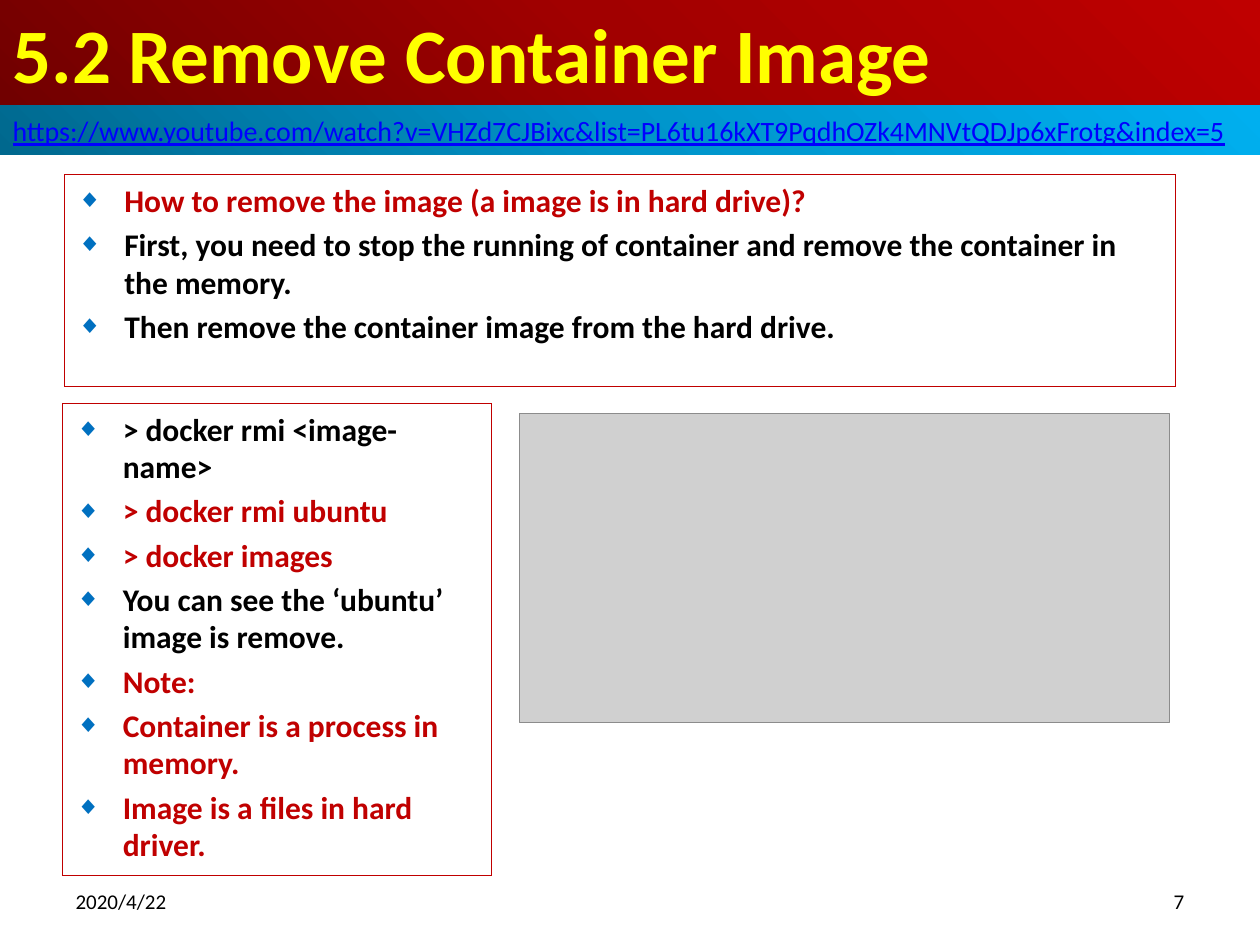
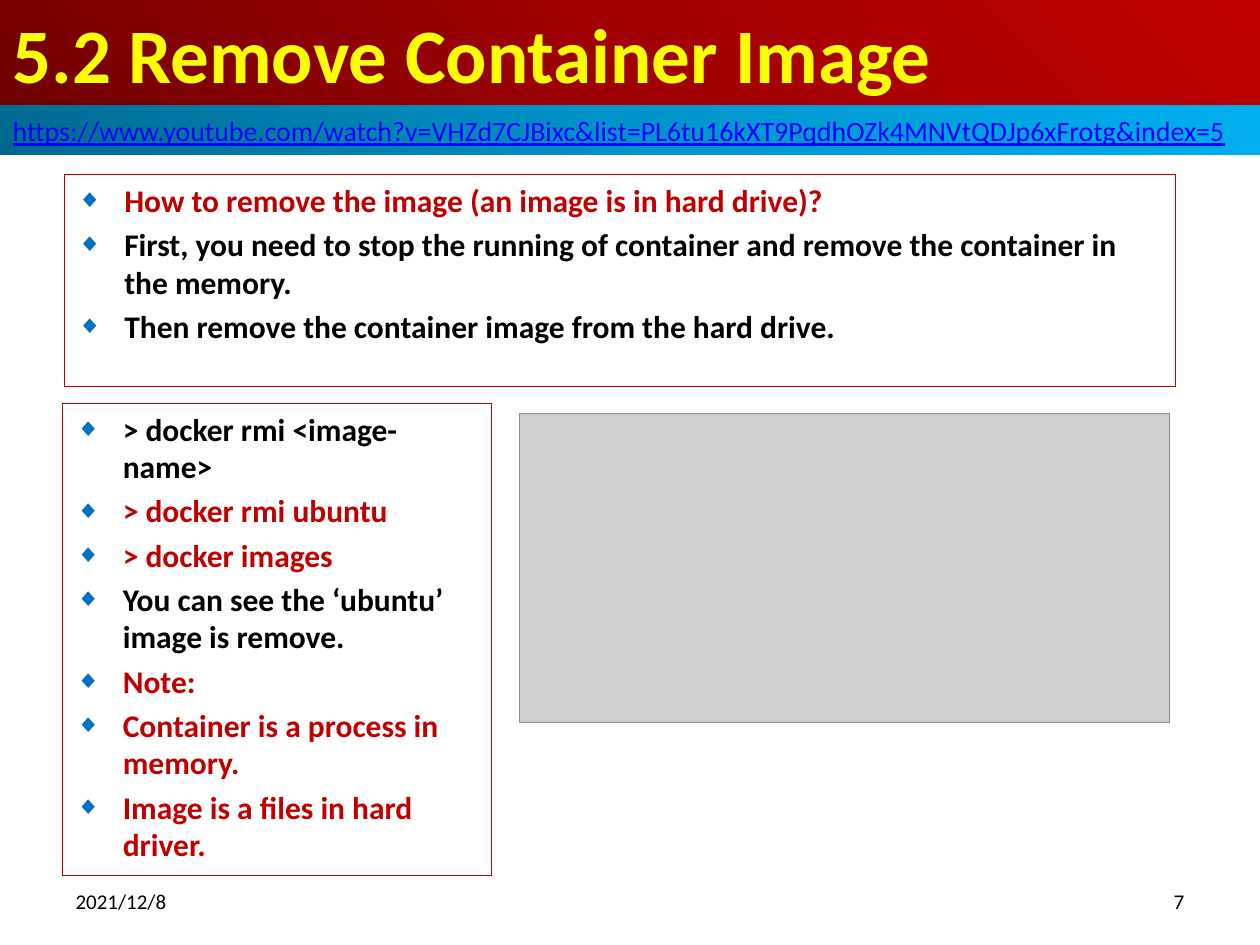
Before and after one commit to peterhchen/800-Docker, a slide deck: slide 7 of 05_DockerHub01.pptx. Drawn at 1260x945 pixels with LibreOffice and Linux fonts; fonts in the diff are those of the drawing; grey boxes stand for pictures. Boxes give left, top, right and bottom in pixels: in the first picture for what was removed or moved away, otherwise in the second. Text is boxed around its words. In the diff, an @@ line names an element or a change of style, - is before the commit and + after.

```diff
--- a/05_DockerHub01.pptx
+++ b/05_DockerHub01.pptx
@@ subtitle at (124, 189, 823, 218): text changed @@
-◆ How to remove the image (a image is in hard drive)?
+◆ How to remove the image (an image is in hard drive)?
@@ text at (76, 894, 167, 910): text changed @@
-2020/4/22
+2021/12/8
```
Also in this commit, not shown: 9 other slides changed.
